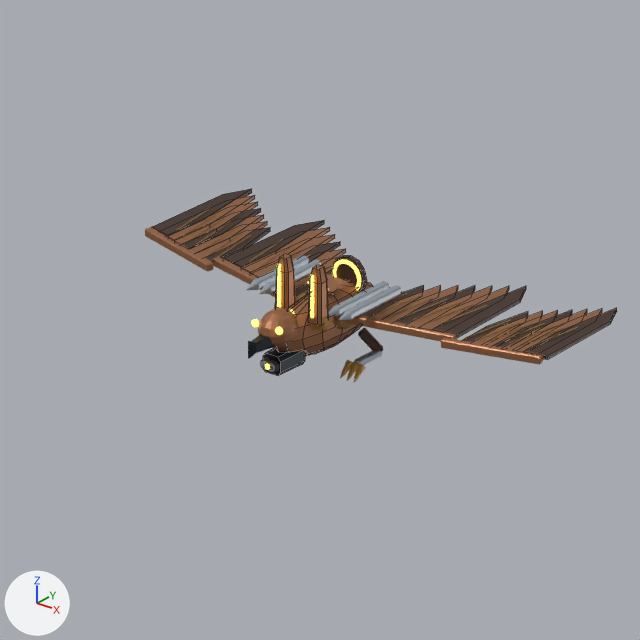
Renders of the Blender file out/mech_reference/m04/m04.blend from each side of a commit.
Rendered twice from the file's camera 'Review camera'. Lighting does not change. The marker at lower left points along +X, +Y and +Z. The first picture is the older version. Mesh edges are drawn as thin lines on the coarser meshes.

Names of what the first picture shows: 'Narrow armored flight thorax', 'Raptor sensor head', 'Retractable armor shield emitter.001', 'Separate articulated feather blade.006', 'Separate articulated feather blade.013', 'Separate articulated feather blade.020', 'Separate articulated feather blade.027', 'Wing leading edge spar.002', 'Wing leading edge spar.003' and 72 more.
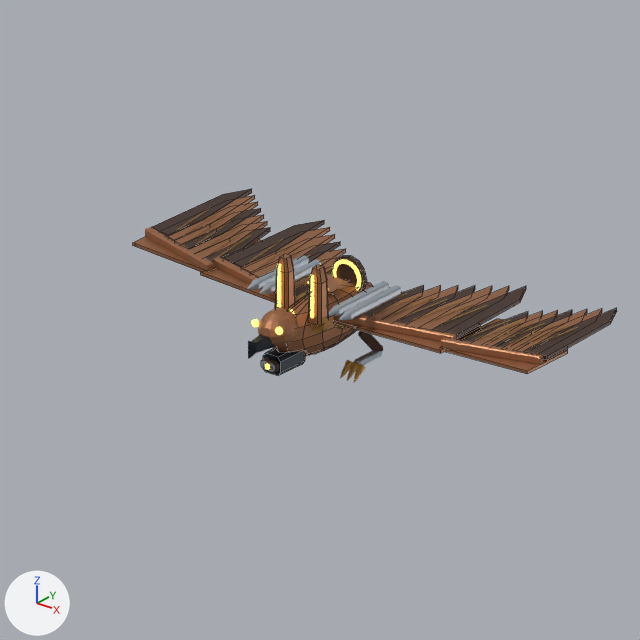
What differs and where, as boxes (x1, y1, x2, y2) in the pictures (640 x 640 px):
'Continuous overlapping flight feather web.003', added: after (445, 319, 568, 374)
'Continuous overlapping flight feather web.002', added (brown): after (334, 320, 481, 353)
'Continuous overlapping flight feather web.001', added: after (133, 236, 261, 272)
'Continuous overlapping flight feather web', added (brown): after (201, 268, 276, 303)

Patch to the scene script:
```diff
--- a/out/mech_reference/m04/m04.blend.py
+++ b/out/mech_reference/m04/m04.blend.py
@@ me_continuous_overlapping_flight_feather_web_003 @@
+me_continuous_overlapping_flight_feather_web_003.from_pydata([(0.0, -0.2, -0.02), (1.44, -0.08, -0.02), (1.44, 0.82, -0.02), (1.01, 1.36, -0.02), (0.0, 1.05, -0.02), (0.0, -0.2, 0.02), (1.44, -0.08, 0.02), (1.44, 0.82, 0.02), (1.01, 1.36, 0.02), (0.0, 1.05, 0.02)], [], [(4, 3, 2, 1, 0), (5, 6, 7, 8, 9), (0, 1, 6, 5), (1, 2, 7, 6), (2, 3, 8, 7), (3, 4, 9, 8), (4, 0, 5, 9)])
+me_continuous_overlapping_flight_feather_web_003.materials.append(mat_armor)  # brown #a87350
@@ me_continuous_overlapping_flight_feather_web_002 @@
+me_continuous_overlapping_flight_feather_web_002.from_pydata([(0.0, -0.2, -0.02), (1.8, -0.08, -0.02), (1.8, 0.82, -0.02), (1.26, 1.36, -0.02), (0.0, 1.05, -0.02), (0.0, -0.2, 0.02), (1.8, -0.08, 0.02), (1.8, 0.82, 0.02), (1.26, 1.36, 0.02), (0.0, 1.05, 0.02)], [], [(4, 3, 2, 1, 0), (5, 6, 7, 8, 9), (0, 1, 6, 5), (1, 2, 7, 6), (2, 3, 8, 7), (3, 4, 9, 8), (4, 0, 5, 9)])
+me_continuous_overlapping_flight_feather_web_002.materials.append(mat_armor)  # brown #a87350
@@ me_continuous_overlapping_flight_feather_web_001 @@
+me_continuous_overlapping_flight_feather_web_001.from_pydata([(0.0, -0.2, -0.02), (-1.44, -0.08, -0.02), (-1.44, 0.82, -0.02), (-1.01, 1.36, -0.02), (0.0, 1.05, -0.02), (0.0, -0.2, 0.02), (-1.44, -0.08, 0.02), (-1.44, 0.82, 0.02), (-1.01, 1.36, 0.02), (0.0, 1.05, 0.02)], [], [(4, 0, 1, 2, 3), (5, 9, 8, 7, 6), (0, 5, 6, 1), (1, 6, 7, 2), (2, 7, 8, 3), (3, 8, 9, 4), (4, 9, 5, 0)])
+me_continuous_overlapping_flight_feather_web_001.materials.append(mat_armor)  # brown #a87350
@@ me_continuous_overlapping_flight_feather_web @@
+me_continuous_overlapping_flight_feather_web.from_pydata([(0.0, -0.2, -0.02), (-1.8, -0.08, -0.02), (-1.8, 0.82, -0.02), (-1.26, 1.36, -0.02), (0.0, 1.05, -0.02), (0.0, -0.2, 0.02), (-1.8, -0.08, 0.02), (-1.8, 0.82, 0.02), (-1.26, 1.36, 0.02), (0.0, 1.05, 0.02)], [], [(4, 0, 1, 2, 3), (5, 9, 8, 7, 6), (0, 5, 6, 1), (1, 6, 7, 2), (2, 7, 8, 3), (3, 8, 9, 4), (4, 9, 5, 0)])
+me_continuous_overlapping_flight_feather_web.materials.append(mat_armor)  # brown #a87350
@@ ob_continuous_overlapping_flight_feather_web_003 @@
+ob_continuous_overlapping_flight_feather_web_003 = bpy.data.objects.new('Continuous overlapping flight feather web.003', me_continuous_overlapping_flight_feather_web_003)
+ob_continuous_overlapping_flight_feather_web_003.parent = ob_wing_l_outer
+ob_continuous_overlapping_flight_feather_web_003.location = (0.0, 0.0, 0.0)
@@ ob_continuous_overlapping_flight_feather_web_002 @@
+ob_continuous_overlapping_flight_feather_web_002 = bpy.data.objects.new('Continuous overlapping flight feather web.002', me_continuous_overlapping_flight_feather_web_002)
+ob_continuous_overlapping_flight_feather_web_002.parent = ob_wing_l
+ob_continuous_overlapping_flight_feather_web_002.location = (0.0, 0.0, 0.0)
@@ ob_continuous_overlapping_flight_feather_web_001 @@
+ob_continuous_overlapping_flight_feather_web_001 = bpy.data.objects.new('Continuous overlapping flight feather web.001', me_continuous_overlapping_flight_feather_web_001)
+ob_continuous_overlapping_flight_feather_web_001.parent = ob_wing_r_outer
+ob_continuous_overlapping_flight_feather_web_001.location = (0.0, 0.0, 0.0)
@@ ob_continuous_overlapping_flight_feather_web @@
+ob_continuous_overlapping_flight_feather_web = bpy.data.objects.new('Continuous overlapping flight feather web', me_continuous_overlapping_flight_feather_web)
+ob_continuous_overlapping_flight_feather_web.parent = ob_wing_r
+ob_continuous_overlapping_flight_feather_web.location = (0.0, 0.0, 0.0)
```
